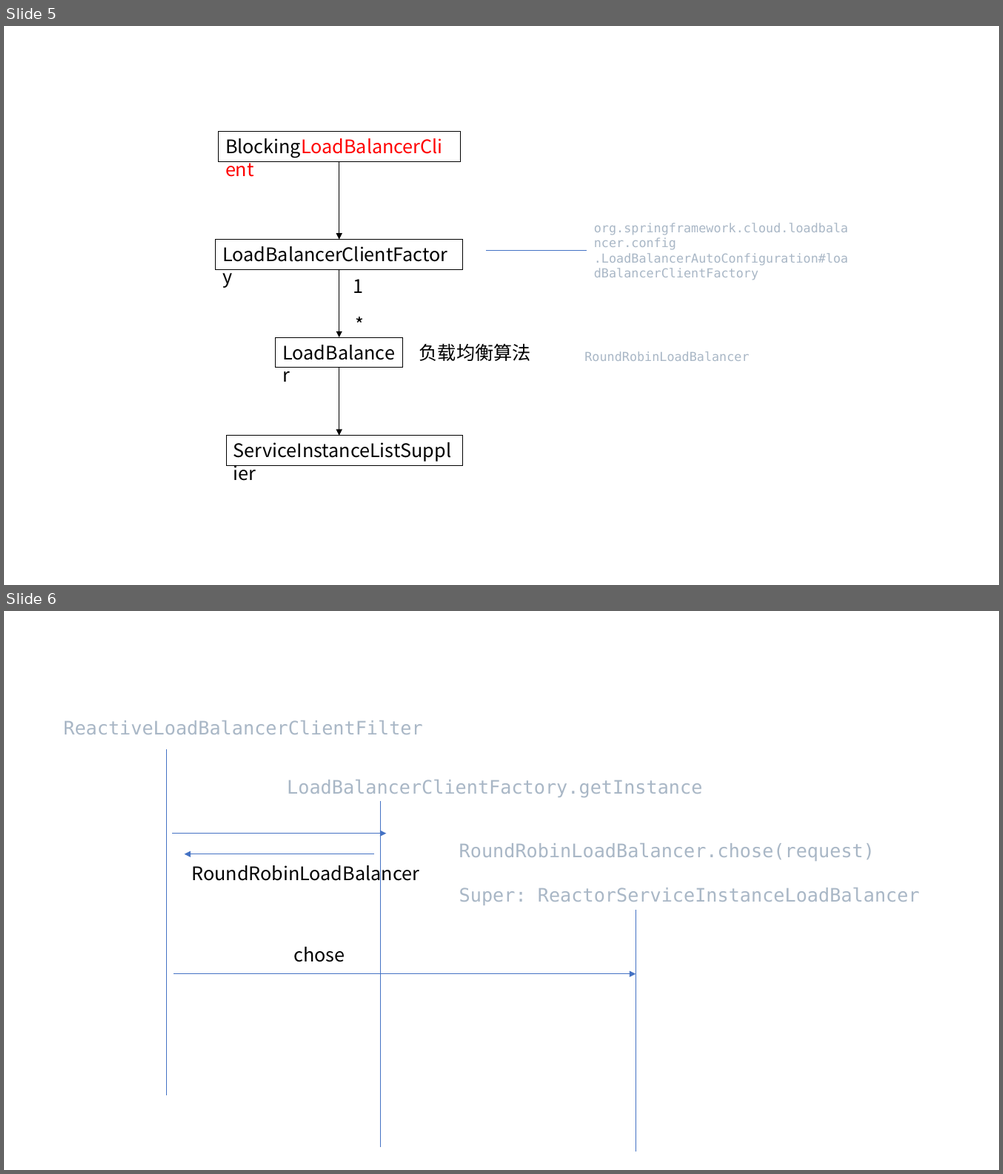
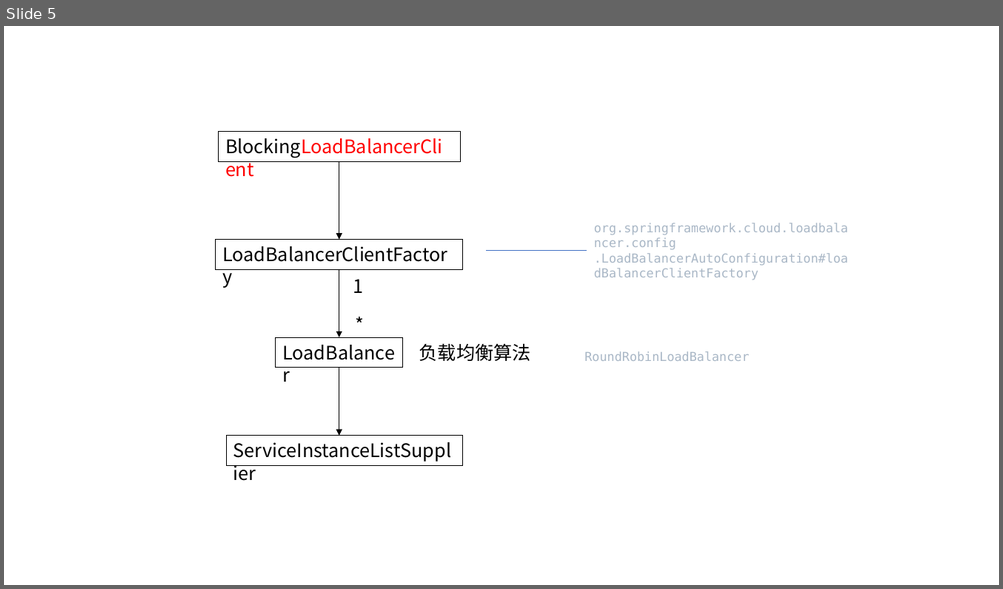
Before and after one commit to mengyuetao/Technology-related, a slide deck: spring/spring_basic/pic.pptx. Shown one above the other, each under a label of ours: slides 5 and 6 before the commit, slide 5 after it. The pictures are 1003x1174 and 1003x589 pixels, drawn with LibreOffice and Linux fonts; fonts in the diff are those of the drawing. Boxes give left, top, right and bottom in pixels: in the first picture for what was removed or moved away, otherwise in the second. Text is boxed around its words. In the diff, an @@ line names an element or a change of style, - is before the commit and + after.

```diff
--- a/spring/spring_basic/pic.pptx
+++ b/spring/spring_basic/pic.pptx
@@ slide 6 removed at (x1=4, y1=611, x2=999, y2=1170), background #FFFFFF @@
@@ text removed at (x1=63, y1=721, x2=422, y2=735) @@
-ReactiveLoadBalancerClientFilter
@@ line removed from (167, 750) to (167, 1096) @@
@@ text removed at (x1=287, y1=780, x2=702, y2=797) @@
-LoadBalancerClientFactory.getInstance
@@ line removed from (381, 801) to (381, 1147) @@
@@ arrow removed from (172, 833) to (386, 833) @@
@@ arrow removed from (374, 854) to (185, 854) @@
@@ text removed at (x1=459, y1=843, x2=919, y2=906) @@
-RoundRobinLoadBalancer.chose(request)
-Super: ReactorServiceInstanceLoadBalancer
@@ text removed at (x1=192, y1=861, x2=419, y2=885) @@
-RoundRobinLoadBalancer
@@ line removed from (635, 910) to (635, 1152) @@
@@ text removed at (x1=294, y1=947, x2=345, y2=963) @@
-chose
@@ arrow removed from (173, 974) to (635, 974) @@
```
Also in this commit, not shown: 2 slides changed, 2 slides added, 3 other slides removed, 4 other files.
